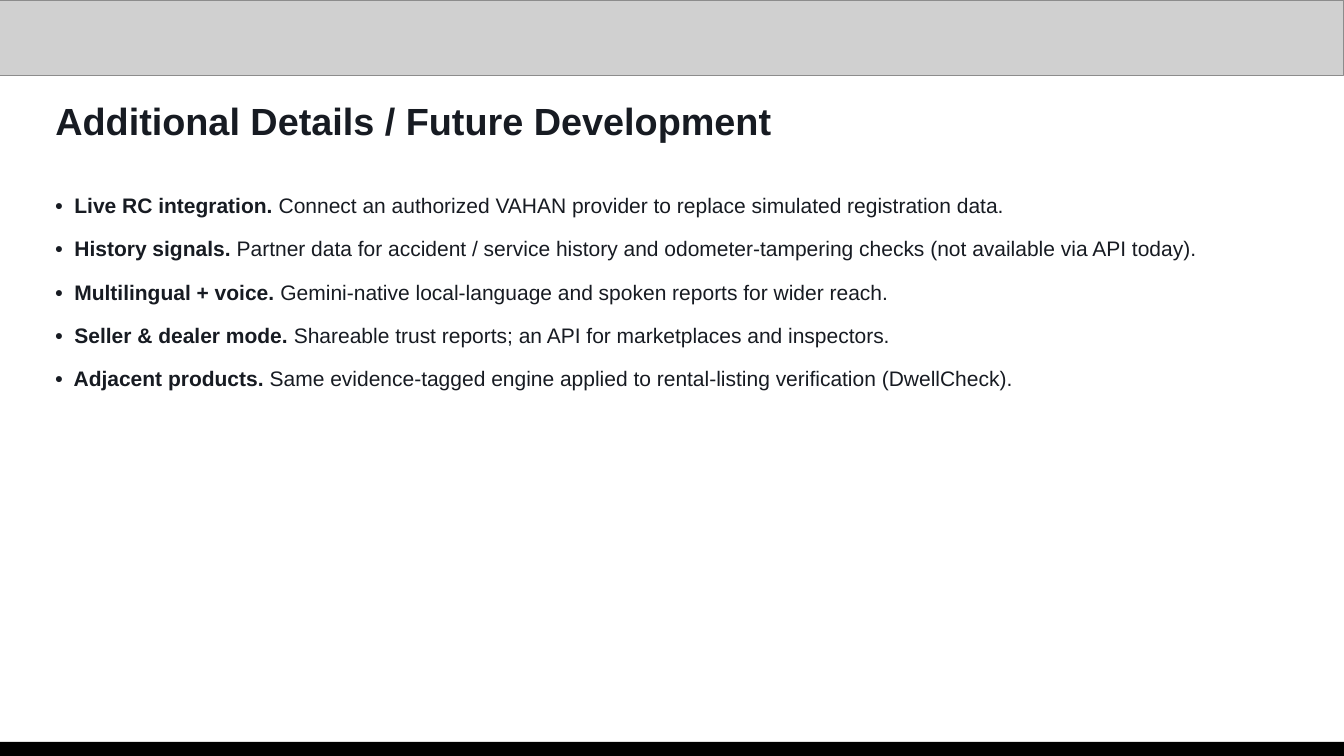
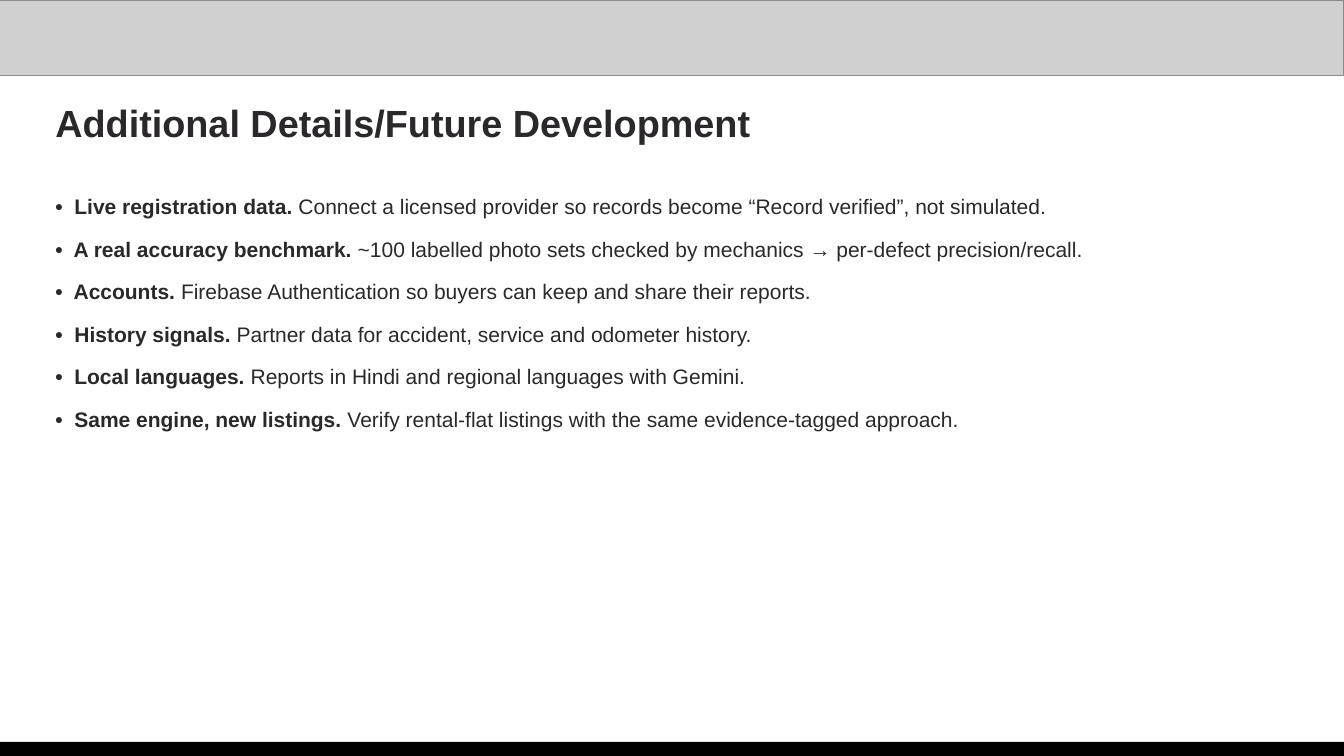
Before and after one commit to radhikaaudi/Veriqo, a slide deck: slide 12 of docs/Veriqo_AI_Builder_Cup_Deck.pptx. Drawn at 1344x756 pixels with LibreOffice and Linux fonts; fonts in the diff are those of the drawing; grey boxes stand for pictures. Boxes give left, top, right and bottom in pixels: in the first picture for what was removed or moved away, otherwise in the second. Text is boxed around its words. In the diff, an @@ line names an element or a change of style, - is before the commit and + after.

Commit message:
data eval

```diff
--- a/docs/Veriqo_AI_Builder_Cup_Deck.pptx
+++ b/docs/Veriqo_AI_Builder_Cup_Deck.pptx
@@ text at (55, 109, 750, 144): text changed; text colour #171B22 to #2A282A @@
-Additional Details / Future Development
+Additional Details/Future Development
@@ text at (74, 198, 1083, 431): text changed; text colour #171B22 to #2A282A @@
-• Live RC integration. Connect an authorized VAHAN provider to replace simulated registration data.
-• History signals. Partner data for accident / service history and odometer-tampering checks (not available via API today).
-• Multilingual + voice. Gemini-native local-language and spoken reports for wider reach.
-• Seller & dealer mode. Shareable trust reports; an API for marketplaces and inspectors.
-• Adjacent products. Same evidence-tagged engine applied to rental-listing verification (DwellCheck).
+• Live registration data. Connect a licensed provider so records become “Record verified”, not simulated.
+• A real accuracy benchmark. ~100 labelled photo sets checked by mechanics → per-defect precision/recall.
+• Accounts. Firebase Authentication so buyers can keep and share their reports.
+• History signals. Partner data for accident, service and odometer history.
+• Local languages. Reports in Hindi and regional languages with Gemini.
+• Same engine, new listings. Verify rental-flat listings with the same evidence-tagged approach.
```
Also in this commit, not shown: 8 other slides changed, 4 slides added, 4 slides removed, 19 other files.
